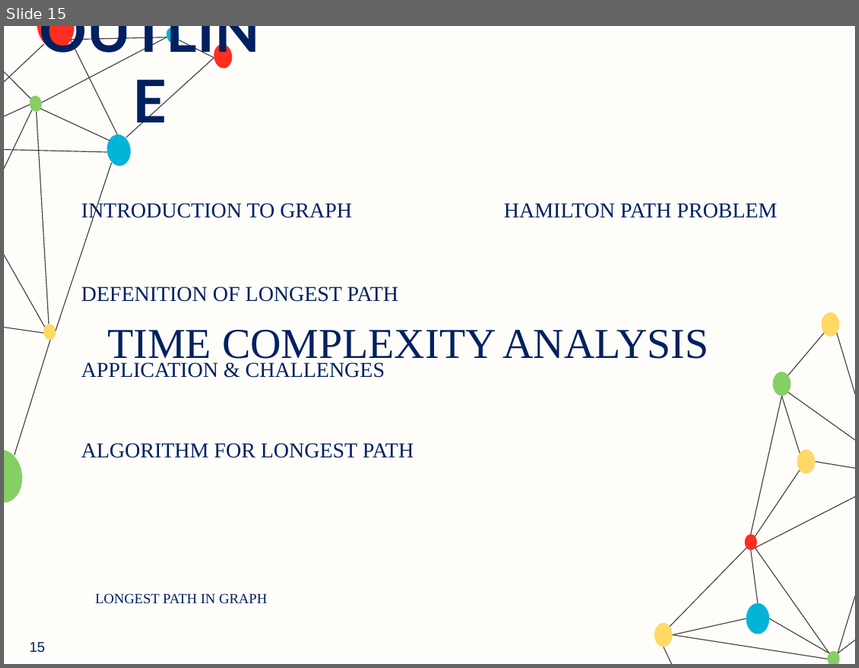
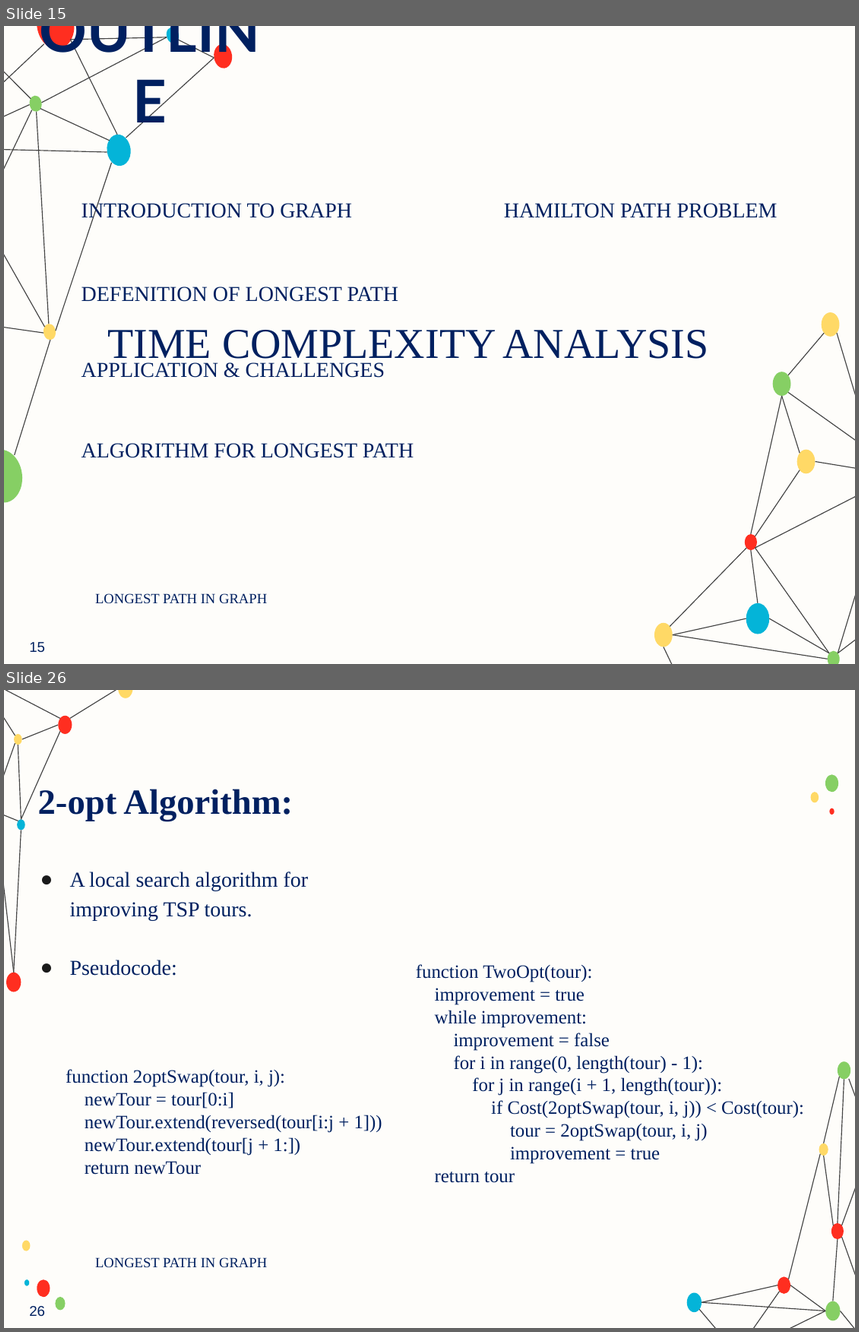
Before and after one commit to ParsaMohammadpour/advanced-algorithm-assignments, a slide deck: presentation/Longest_Path_Problem_in_Graphs.pptx. Shown one above the other, each under a label of ours: slide 15 before the commit, slides 15 and 26 after it; the slides between them are not shown. The pictures are 859x668 and 859x1332 pixels, drawn with LibreOffice and Linux fonts; fonts in the diff are those of the drawing; background and template pictures are left out. Boxes give left, top, right and bottom in pixels: in the first picture for what was removed or moved away, otherwise in the second. Text is boxed around its words. In the diff, an @@ line names an element or a change of style, - is before the commit and + after.

```diff
--- a/presentation/Longest_Path_Problem_in_Graphs.pptx
+++ b/presentation/Longest_Path_Problem_in_Graphs.pptx
@@ slide 26 added at box(4, 690, 855, 1328), background #FEFDFA @@
@@ line added from (22, 739) to (59, 725), #434343 0.75 pt @@
@@ title added at box(38, 789, 293, 821), 30 pt, text #002060, bold @@
+2-opt Algorithm:
@@ group added at box(22, 774, 838, 1310): 7 ellipses @@
@@ text added at box(70, 872, 309, 976), 18 pt, text #002060 @@
+● A local search algorithm for improving TSP tours.
+● Pseudocode:
@@ text added at box(416, 964, 804, 1183), 16 pt, text #002060 @@
+function TwoOpt(tour):
+improvement = true
+while improvement:
+improvement = false
+for i in range(0, length(tour) - 1):
+for j in range(i + 1, length(tour)):
+if Cost(2optSwap(tour, i, j)) < Cost(tour):
+tour = 2optSwap(tour, i, j)
+improvement = true
+return tour
@@ text added at box(66, 1069, 382, 1175), 16 pt, text #002060 @@
+function 2optSwap(tour, i, j):
+newTour = tour[0:i]
+newTour.extend(reversed(tour[i:j + 1]))
+newTour.extend(tour[j + 1:])
+return newTour
@@ text added at box(95, 1258, 267, 1268), 12 pt, text #002060 @@
+LONGEST PATH IN GRAPH
@@ group added at box(4, 690, 855, 1328): 24 lines, 11 ellipses @@
@@ page number added at box(29, 1306, 45, 1316), 12 pt, text #002060 @@
+26
```
Also in this commit, not shown: 17 other slides added.
